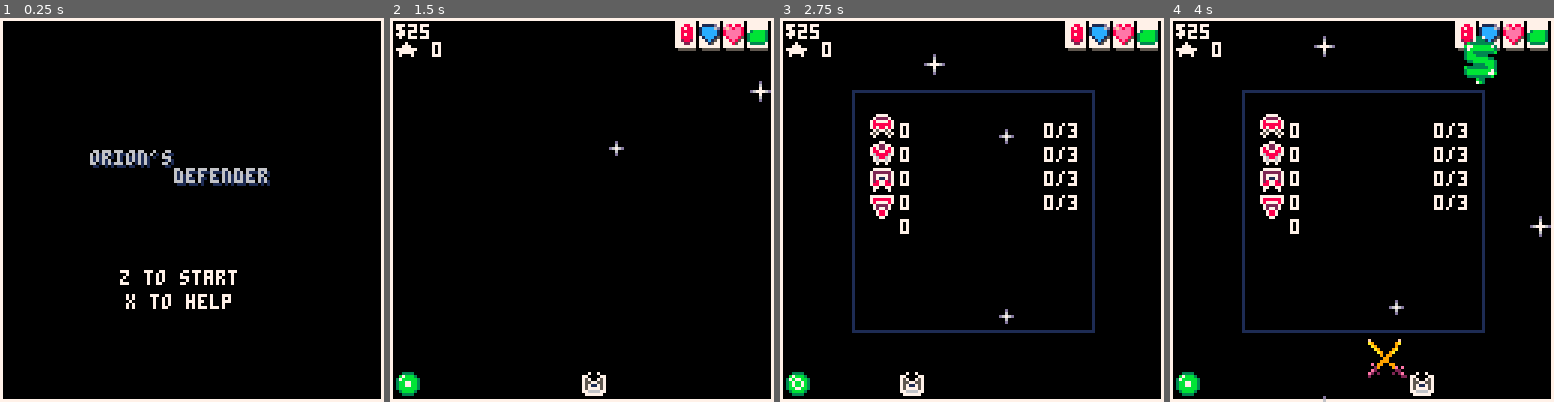
Above: before the commit, frames 1-4 (left to right).
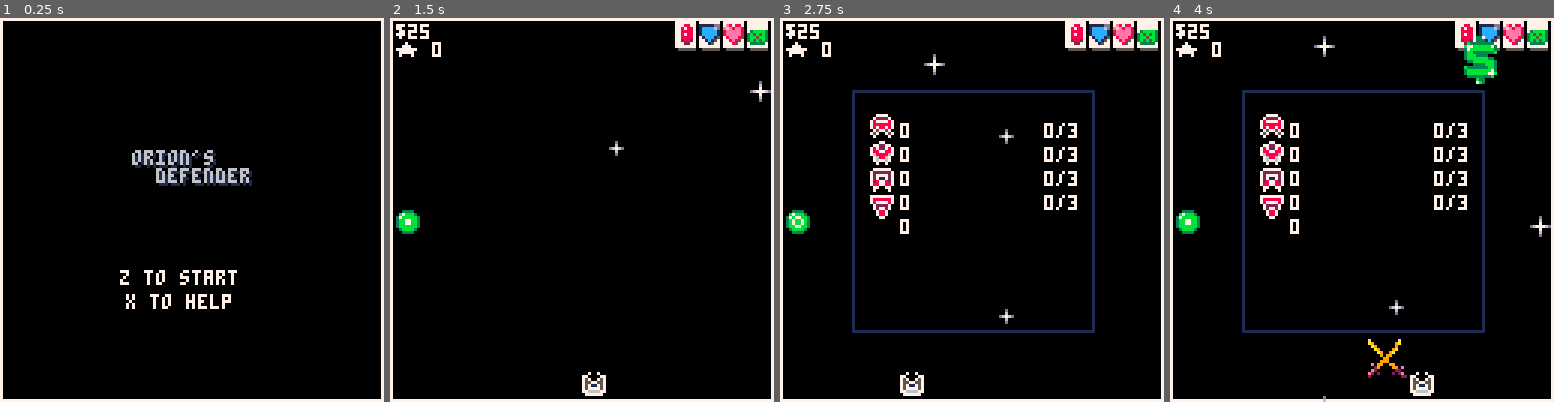
Above: after the commit, the same moments.

Repository: NinetiesPaul/Orion-s-Defender
Game: PICO-8 cartridge orionsdefender.p8
The game is run twice, just before and just after one commit, with the same random seed, the same clock (stepped at 60 frames per second) and the same inputs.
Inputs:
- Up to frame 1 (0.25 s): no input
- Up to frame 2 (1.5 s): tap O (Z key) at 0.33, 0.7, 1.43 s; tap X (X key) at 1.07 s
- Up to frame 3 (2.75 s): hold Left 1.97-2.37 s; tap X (X key) at 2.07, 2.4, 2.73 s; tap O (Z key) at 2.22 s; hold Down from 2.42 s (still down)
- Up to frame 4 (4 s): release Down at 2.82 s; hold Right 2.87-3.53 s; tap X (X key) at 3.07, 3.4, 3.73 s; tap O (Z key) at 3.1, 3.98 s; hold Up from 3.58 s (still down)

The runs differ from the first frame. In frame 1, 1.9% of the frame differs, in the area x 23-71%, y 34-44%; in frame 2, 0.7%; in frame 3, 0.7%; in frame 4, 0.7%.

Commit message:
more ui tweaks

Diff:
--- a/orionsdefender.p8
+++ b/orionsdefender.p8
@@ -327,8 +327,8 @@
 	end
 
 	if current_view == 6 then -- start
-		print("orion's\n       defender",31,45, 1)
-		print("orion's\n       defender",30,44, 6)
+		print("orion's\n  defender",45,45, 1)
+		print("orion's\n  defender",44,44, 6)
 		print("z to start", 40, 84,7)
 		print("x to help", 42, 92,7)
 	end
@@ -713,6 +713,13 @@
 	print("$" .. scraps,2,2)
 	if (current_view != 4) print("★ " .. score,2,8, 7)
 
+	if current_view == 2 then
+		rectfill(2,65, 9, 74, 5)
+		rectfill(1,64, 8, 73, 7)
+		current_weapon = (missile_mode) and 016 or 001
+		spr(current_weapon, 1, 64)
+	end
+
 	if (armor > 0) spr(armor_spr,103,2)
 	spr(health_spr,111,2)
 	spr(fuel_spr,119,2)
@@ -740,7 +747,7 @@
 		if (threat_y > 3) threat_y = 1
 	end
 
-	spr(threat_level_sprs[threat_x][threat_y],2,118)
+	spr(threat_level_sprs[threat_x][threat_y],2,64)
 end
 
 function restart_from_gameover()
@@ -1182,28 +1189,28 @@
 	spr(shop_selector_spr[shop_selector_spr_pointer], 4, (shop_selector_y - 9) + shop_selector * 8)
 end
 __gfx__
-0000000000000000000000000e80880001111d003303330000333300003333000033330000777700000770000777777077777777700770070000000000000000
+0000000000000000000000000e80880011111dd03303330000333300003333000033330000777700000770000777777077777777700770070000000000000000
 008888000000000099999900efe8ee801cccc6d0003bbb300b7bbb300b7bbb300b7bbb3007222270077227707222222778888887777887770000000000000000
-087fee80000fa0009aaaaa908eeeee801ccccc1003bbbb3037bbbbb337bbbbb337b77bb378777787787227877277772778777787722772270000000000000000
-08feee8000f7aa0009aaaaa98eeeee801ccccc103bbbbb303bbbbbb33bb77bb33b7bb7b378888887788778877271172707222270722222270000000000000000
-08eeee8000aaaa0009aaaaa908eee85001ccc1503bbbbb303bbbbbb33bb77bb33b7bb7b378788787768888677287782707277270772772770000000000000000
-08eeee80000aa0009aaaaa90008e8500001c15003bbbbb303bbbbbb33bbbbbb33bb77bb307577570076886707887788700788700707887070000000000000000
-00888800000000009999990000085000000150000333335003bbbb3003bbbb3003bbbb3075700757076776700770077000788700007887000000000000000000
+087fee80000aa0009aaaaa908eeeee801ccccc1003bbbb3037bbbbb337bbbbb337b77bb378777787787227877277772778777787722772270000000000000000
+08feee8000a7aa0009aaaaa98eeeee801ccccc103b5b5b303bbbbbb33bb77bb33b7bb7b378888887788778877271172707222270722222270000000000000000
+08eeee8000aaaa0009aaaaa908eee85001ccc1503bb5bb303bbbbbb33bb77bb33b7bb7b378788787768888677287782707277270772772770000000000000000
+08eeee80009aa9009aaaaa90008e8500001c15003b5b5b303bbbbbb33bbbbbb33bb77bb307577570076886707887788700788700707887070000000000000000
+00888800000990009999990000085000000150000333335003bbbb3003bbbb3003bbbb3075700757076776700770077000788700007887000000000000000000
 00000000000000000000000000000000000000000000000000333300003333000033330007000070007007000700007000077000000770000000000000000000
 00000000007007000000000000000000000000000000000000999900009999000099990000888800000880000888888088888888800880080000000000000000
 0000000077000077000000000000000000000000000000000a7aaa900a7aaa900a7aaa9008000080088008808000000880000008888008880000000000000000
 0008800075700757999999908eeeee801ccccc1003bbbb3097aaaaa997aaaaa997a77aa980888808808008088088880880888808800880080000000000000000
-008788007557755709aaaaa98eeeee801ccccc103bbbbb309aaaaaa99aa77aa99a7aa7a980000008800880088080080808000080800000080000000000000000
-008888007571175709aaaaa908eee85001ccc1503bbbbb309aaaaaa99aa77aa99a7aa7a980800808800000088008800808088080880880880000000000000000
-002882007577775799999990008e8500001c15003bbbbb309aaaaaa99aaaaaa99aa77aa908088080080000808008800800800800808008080000000000000000
+008788007557755709aaaaa98eeeee801ccccc103b5b5b309aaaaaa99aa77aa99a7aa7a980000008800880088080080808000080800000080000000000000000
+008888007571175709aaaaa908eee85001ccc1503bb5bb309aaaaaa99aa77aa99a7aa7a980800808800000088008800808088080880880880000000000000000
+002882007577775799999990008e8500001c15003b5b5b309aaaaaa99aaaaaa99aa77aa908088080080000808008800800800800808008080000000000000000
 00022000776666770000000000085000000150000333330009aaaa9009aaaa9009aaaa9080800808080880800880088000800800008008000000000000000000
 00000000077777700000000000000000000000000000000000999900009999000099990008000080008008000800008000088000000880000000000000000000
 00000000000000000000000000000000000000000000000000222200002222000022220000050000000d00000000000000000000000000000000000000000000
 00000000880000880000000000000000000000000000000008e8882008e8882008e88820000d00000006000000050000000d0000000000000000000000000000
 000dd00080800808000000000000000000000000000000002e8888822e8888822e8ee8820006000000070000000d000000060000000000000000000000000000
 00d7dd00800880080999999900000000000000000000000028888882288ee88228e88e825d666d50d67776d005d6d5000d676d00000000000000000000000000
-00dddd00800880080999999908eee80001ccc1003bbbbb3028888882288ee88228e88e820006000000070000000d000000060000000000000000000000000000
-005dd5008080080800000000008e8500001c15003bbbbb302888888228888882288ee882000d00000006000000050000000d0000000000000000000000000000
+00dddd00800880080999999908eee80001ccc1003bb5bb3028888882288ee88228e88e820006000000070000000d000000060000000000000000000000000000
+005dd5008080080800000000008e8500001c15003b5b5b302888888228888882288ee882000d00000006000000050000000d0000000000000000000000000000
 00055000800000080000000000085000000150000333330002888820028888200288882000050000000d00000000000000000000000000000000000000000000
 00000000088888800000000000000000000000000000000000222200002222000022220000000000000000000000000000000000000000000000000000000000
 00000000077777770000000000000000000000000000000000000000000000000099990000999900009099000090990000900900000000000000000000000000
